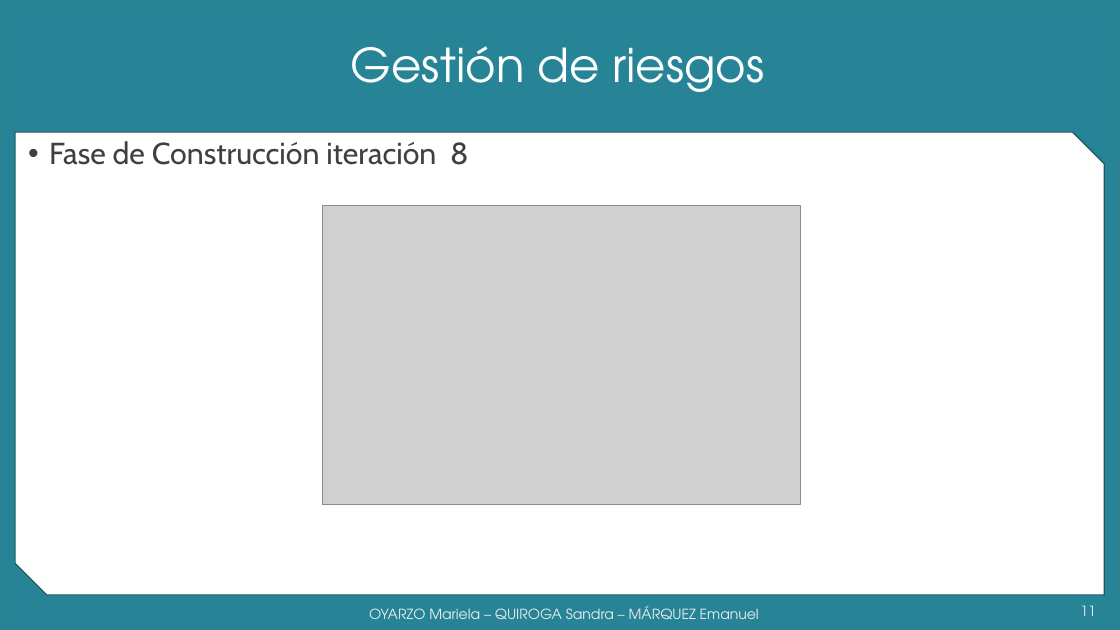
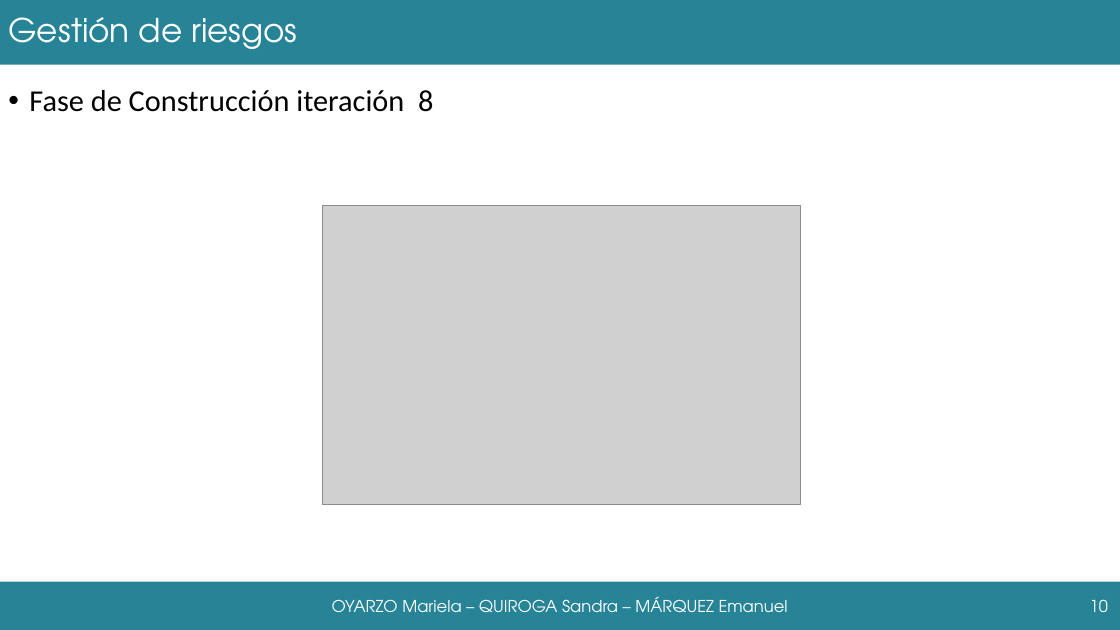
Before and after one commit to grupoyenu/yenu, a slide deck: slide 10 of 08. Presentaciones/Presentación 11.pptx (slide 11 before the commit). Drawn at 1120x630 pixels with LibreOffice and Linux fonts; fonts in the diff are those of the drawing; grey boxes stand for pictures; background and template pictures are left out. Boxes give left, top, right and bottom in pixels: in the first picture for what was removed or moved away, otherwise in the second. Text is boxed around its words. In the diff, an @@ line names an element or a change of style, - is before the commit and + after.

```diff
--- a/08. Presentaciones/Presentación 11.pptx
+++ b/08. Presentaciones/Presentación 11.pptx
@@ background #F2F2F2 to #FFFFFF @@
@@ title "Gestión de riesgos": place and size @@
-title "Gestión de riesgos" at (351,46,765,92)
+title "Gestión de riesgos" at (8,17,297,49)
@@ title "Gestión de riesgos" at (8,17,297,49): size 40 to 28 pt; alignment centre to left @@
@@ rectangle removed at (0,0,1120,630) @@
@@ rectangle added at (0,0,1120,65), fill #268496 @@
@@ text "Fase de Construcción iteración 8": place and size @@
-text "Fase de Construcción iteración 8" at (49,141,468,165)
+text "Fase de Construcción iteración 8" at (29,90,433,112)
@@ text "Fase de Construcción iteración 8" at (29,90,433,112): font Cabin to Calibri, text colour #404040 to #000000 @@
@@ snip diag rect removed at (15,132,1105,595) @@
@@ rectangle added at (0,581,1120,630), fill #268496 @@
@@ text "OYARZO Mariela – QUIROGA Sandra ...": place and size @@
-text "OYARZO Mariela – QUIROGA Sandra ..." at (369,606,759,619)
+text "OYARZO Mariela – QUIROGA Sandra ..." at (332,597,788,612)
@@ text "OYARZO Mariela – QUIROGA Sandra ..." at (332,597,788,612): size 12 to 14 pt, text colour gradient #9E9E9E to #EDEDED to #FFFFFF to #FFFFFF @@
@@ page number at (1090,599,1108,612): text changed; size 12 to 14 pt; text colour gradient #9E9E9E to #EDEDED to #FFFFFF to #FFFFFF @@
-11
+10
```
Also in this commit, not shown: 11 other slides changed, 1 other file.
